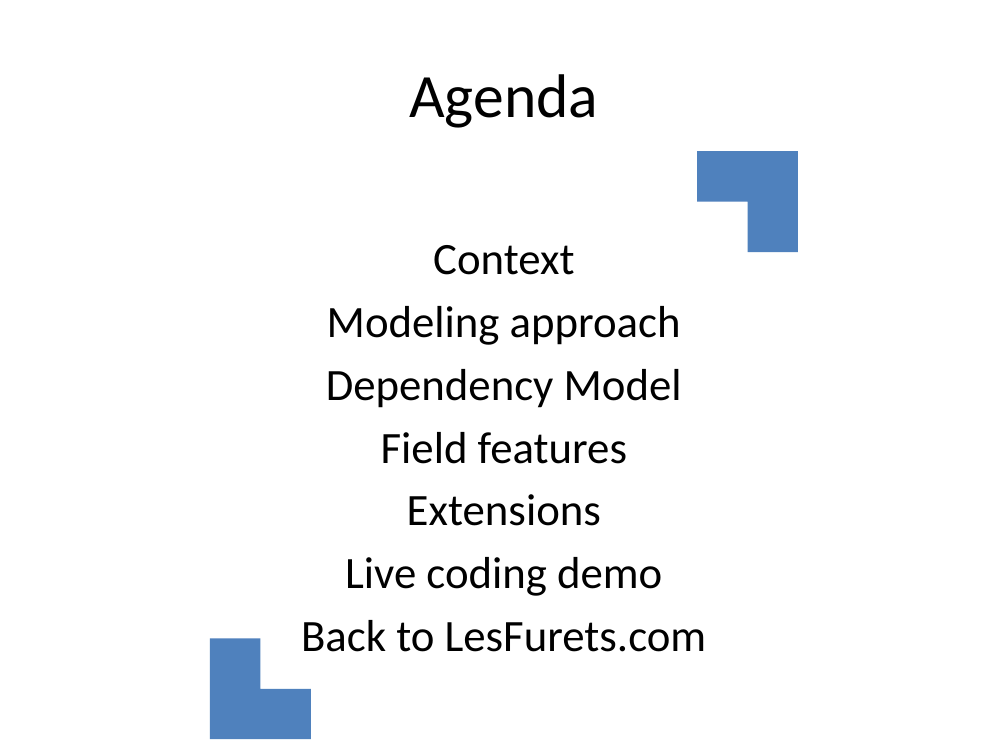
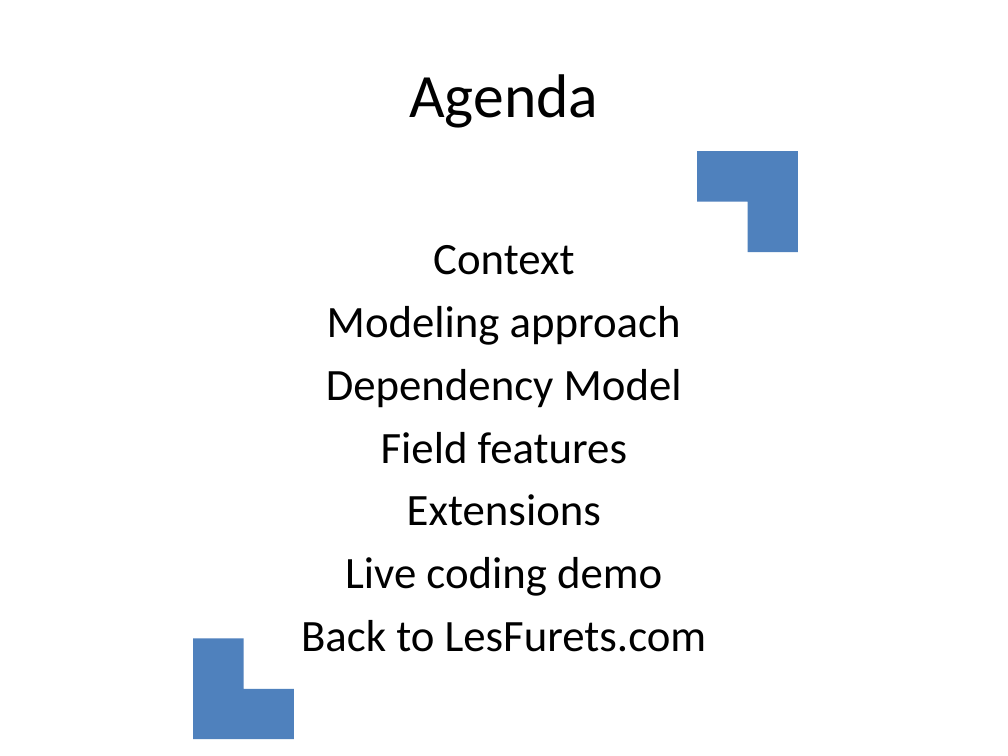
Before and after one commit to lesfurets/mdl4ui, a slide deck: slide 3 of mdl4ui-docs/mdl4ui_cg2013.pptx. Drawn at 1008x756 pixels with LibreOffice and Linux fonts; fonts in the diff are those of the drawing. Boxes give left, top, right and bottom in pixels: in the first picture for what was removed or moved away, otherwise in the second. Text is boxed around its words. In the diff, an @@ line names an element or a change of style, - is before the commit and + after.

Commit message:
minor fix on slides

```diff
--- a/mdl4ui-docs/mdl4ui_cg2013.pptx
+++ b/mdl4ui-docs/mdl4ui_cg2013.pptx
@@ corner: place and size @@
-corner at [210, 638, 310, 739]
+corner at [194, 638, 294, 739]
```
